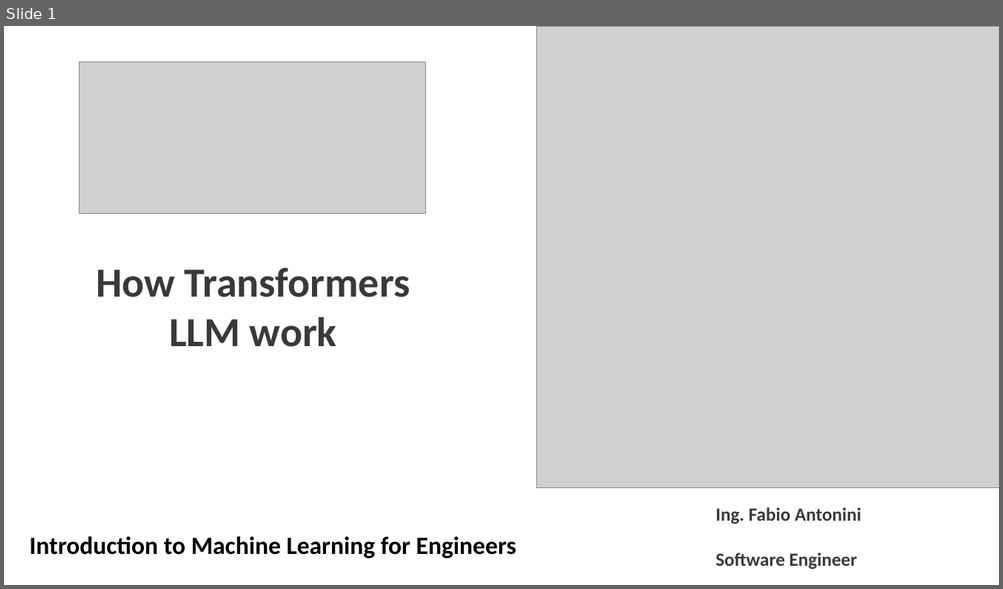
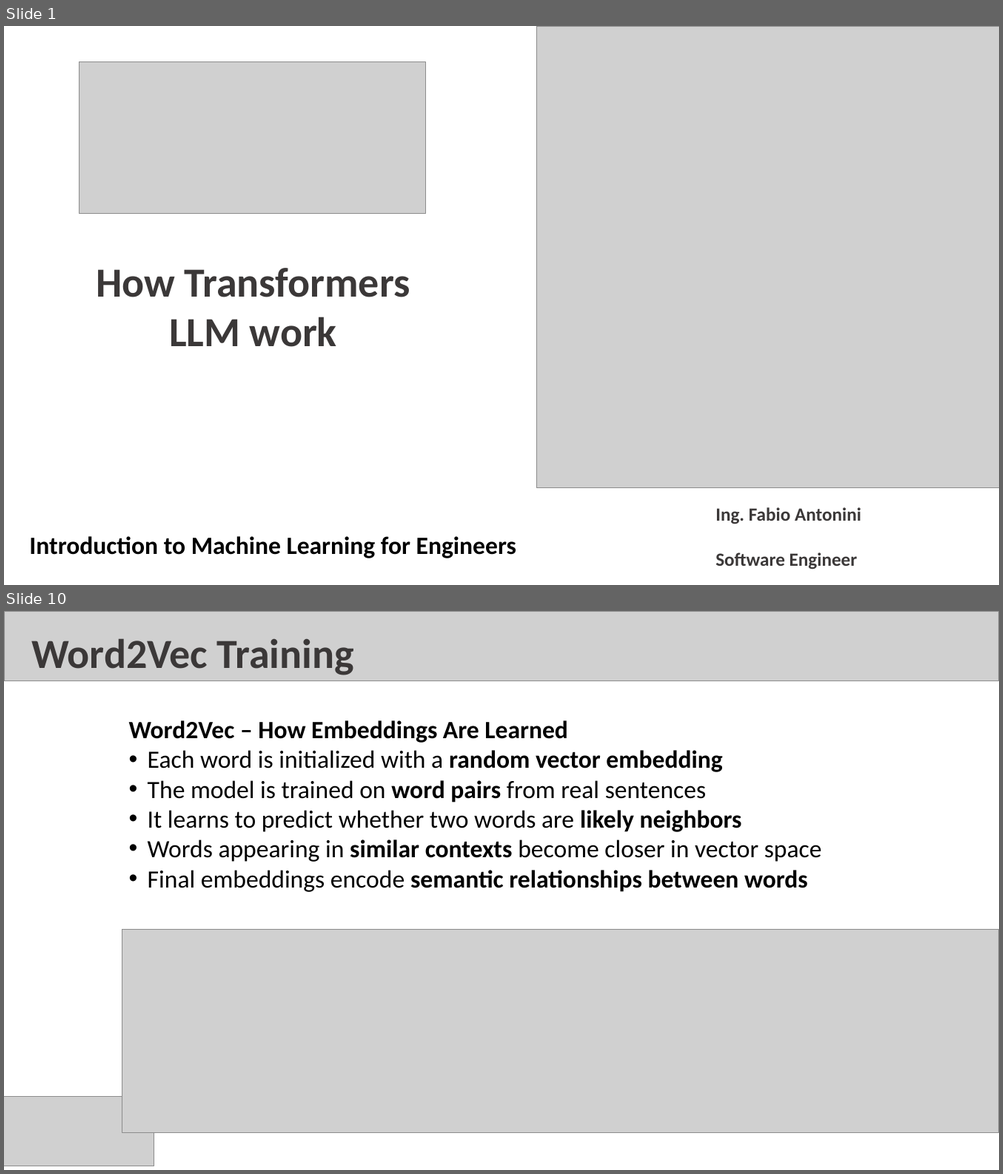
Before and after one commit to fabioantonini/dlai-short-courses, a slide deck: How Transformer LLMs Work/Slides/HowTransformersLLMwork.pptx. Shown one above the other, each under a label of ours: slide 1 before the commit, slides 1 and 10 after it; the slides between them are not shown. The pictures are 1003x589 and 1003x1174 pixels, drawn with LibreOffice and Linux fonts; fonts in the diff are those of the drawing; grey boxes stand for pictures; background and template pictures are left out. Boxes give left, top, right and bottom in pixels: in the first picture for what was removed or moved away, otherwise in the second. Text is boxed around its words. In the diff, an @@ line names an element or a change of style, - is before the commit and + after.

Commit message:
new pictures and pptx updated

```diff
--- a/How Transformer LLMs Work/Slides/HowTransformersLLMwork.pptx
+++ b/How Transformer LLMs Work/Slides/HowTransformersLLMwork.pptx
@@ slide 10 added at [4,611,999,1170], background #FFFFFF @@
@@ picture added at [4,611,999,681] @@
@@ text added at [31,638,354,675], 40 pt, text #3B3838, bold @@
+Word2Vec Training
@@ text added at [129,721,822,892], 24 pt, text #000000 @@
+Word2Vec – How Embeddings Are Learned
+• Each word is initialized with a random vector embedding
+• The model is trained on word pairs from real sentences
+• It learns to predict whether two words are likely neighbors
+• Words appearing in similar contexts become closer in vector space
+• Final embeddings encode semantic relationships between words
@@ picture added at [122,930,999,1133] @@
@@ picture added at [4,1096,154,1167] @@
```
Also in this commit, not shown: 12 other slides added, 1 slide removed, 17 other files.
